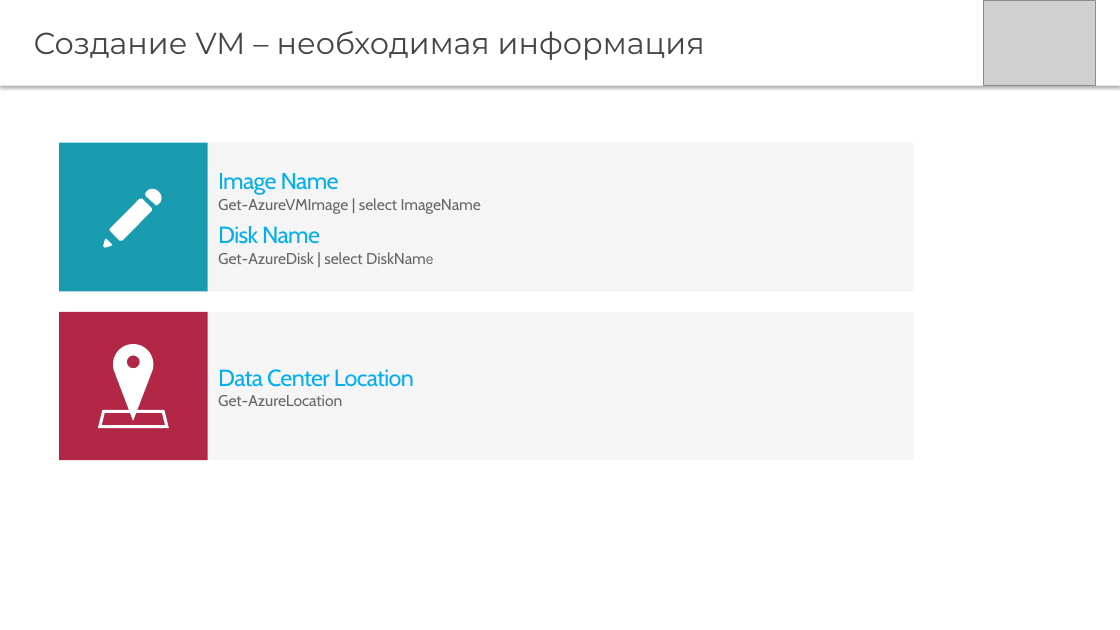
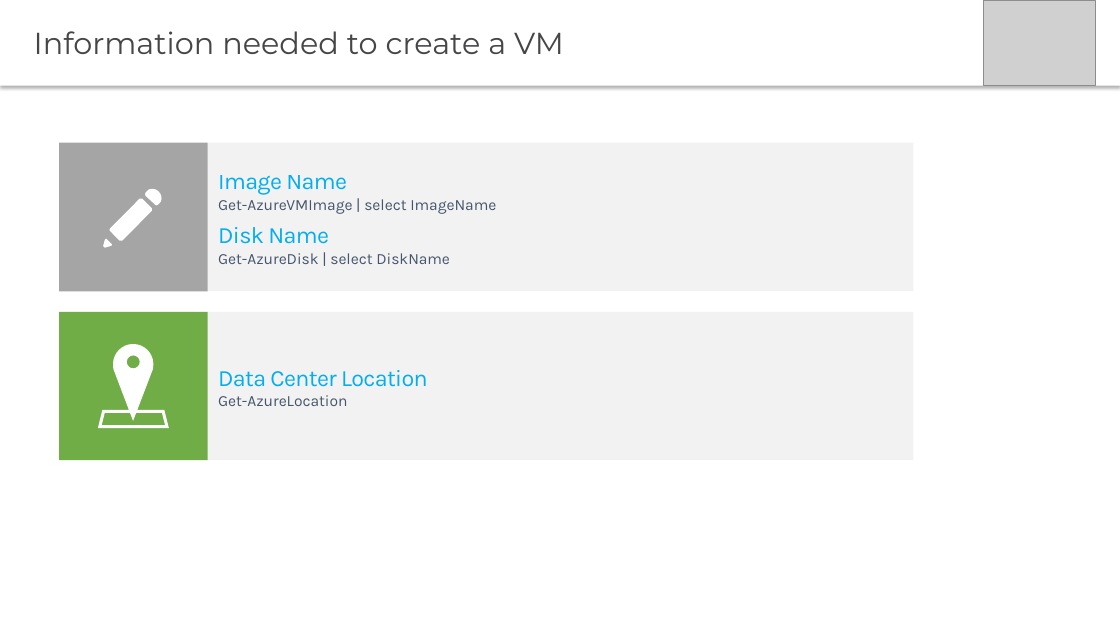
Before and after one commit to PyroJoke/AzureBootcamp2015Kharkiv, a slide deck: slide 8 of Virtual Machines Automated Deployment/Global Azure Bootcamp - Automating Azure VMs with Powershell.pptx. Drawn at 1120x630 pixels with LibreOffice and Linux fonts; fonts in the diff are those of the drawing; grey boxes stand for pictures. Boxes give left, top, right and bottom in pixels: in the first picture for what was removed or moved away, otherwise in the second. Text is boxed around its words. In the diff, an @@ line names an element or a change of style, - is before the commit and + after.

```diff
--- a/Virtual Machines Automated Deployment/Global Azure Bootcamp - Automating Azure VMs with Powershell.pptx
+++ b/Virtual Machines Automated Deployment/Global Azure Bootcamp - Automating Azure VMs with Powershell.pptx
@@ text at [34, 31, 564, 54]: text changed @@
-Создание VM – необходимая информация
+Information needed to create a VM
@@ rectangle at [59, 143, 208, 292]: fill #1A9CB0 to #A5A5A5 @@
@@ rectangle "Image Name" at [208, 143, 913, 292]: font Cabin to Karla; text colour #666666 to #44546A in "Get-AzureVMImage | select ImageName", "Get-AzureDisk | select DiskName"; fill #464547 at 5% opacity to #000000 at 5% opacity @@
@@ rectangle at [59, 312, 208, 460]: fill #B22746 to #70AD47 @@
@@ rectangle "Data Center Location" at [208, 312, 913, 460]: font Cabin to Karla; text colour #666666 to #44546A in "Get-AzureLocation"; fill #464547 at 5% opacity to #000000 at 5% opacity @@
```
Also in this commit, not shown: 15 other slides changed, 10 slides added, 1 slide removed, 2 other files.
